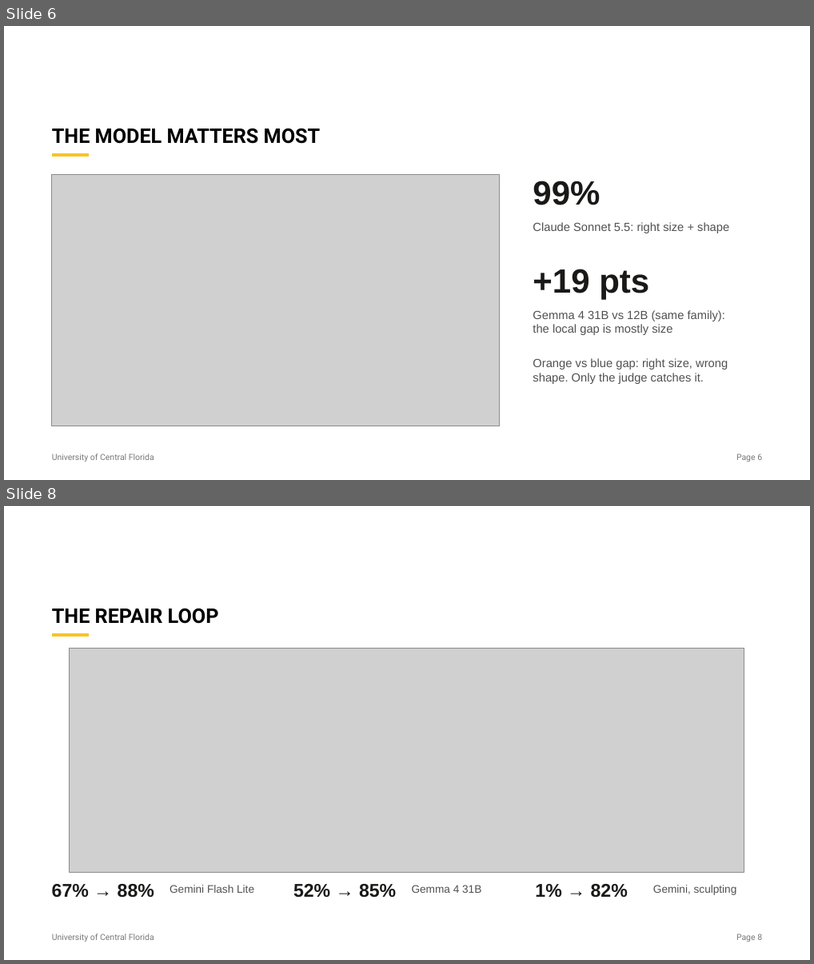
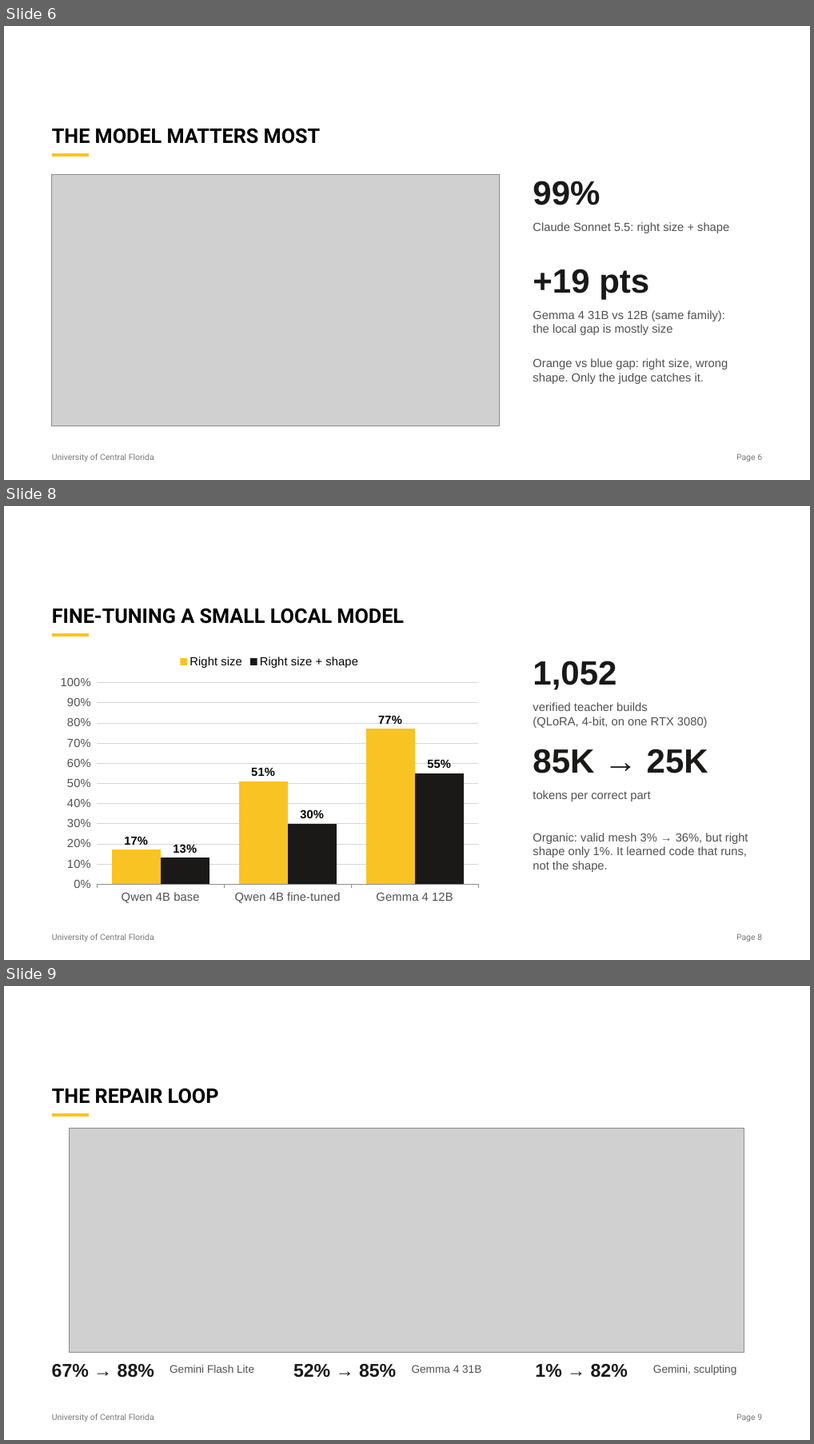
Before and after one commit to mclaager/CAP6938-STL_Agent, a slide deck: deliverables/presentation/stl_agent_talk.pptx. Shown one above the other, each under a label of ours: slides 6 and 8 before the commit, slides 6, 8 and 9 after it; the slides between them are not shown. The pictures are 814x964 and 814x1444 pixels, drawn with LibreOffice and Linux fonts; fonts in the diff are those of the drawing; grey boxes stand for pictures. Boxes give left, top, right and bottom in pixels: in the first picture for what was removed or moved away, otherwise in the second. Text is boxed around its words. In the diff, an @@ line names an element or a change of style, - is before the commit and + after.

```diff
--- a/deliverables/presentation/stl_agent_talk.pptx
+++ b/deliverables/presentation/stl_agent_talk.pptx
@@ slide 8 added at (x1=4, y1=506, x2=810, y2=960), background #FFFFFF; not listed: 3 template elements that a slide beside it also shows @@
@@ title added at (x1=52, y1=608, x2=404, y2=624), 24 pt, text #000000, bold @@
+FINE-TUNING A SMALL LOCAL MODEL
@@ column chart added at (x1=52, y1=648, x2=487, y2=908) @@
+categories: Qwen 4B base, Qwen 4B fine-tuned, Gemma 4 12B
+Right size: 0.17, 0.51, 0.77
+Right size + shape: 0.13, 0.3, 0.55
@@ text added at (x1=533, y1=660, x2=617, y2=690), 40 pt, text #1A1918, bold @@
+1,052
@@ text added at (x1=533, y1=702, x2=708, y2=728), 14 pt, text #505050 @@
+verified teacher builds
+(QLoRA, 4-bit, on one RTX 3080)
@@ text added at (x1=533, y1=748, x2=709, y2=773), 40 pt, text #1A1918, bold @@
+85K → 25K
@@ text added at (x1=533, y1=790, x2=650, y2=801), 14 pt, text #505050 @@
+tokens per correct part
@@ text added at (x1=533, y1=832, x2=749, y2=872), 14 pt, text #505050 @@
+Organic: valid mesh 3% → 36%, but right shape only 1%. It learned code that runs, not the shape.
@@ what was slide 8 is now slide 9 @@
```
Also in this commit, not shown: 3 other slides added, 3 slides removed, 2 other files.
